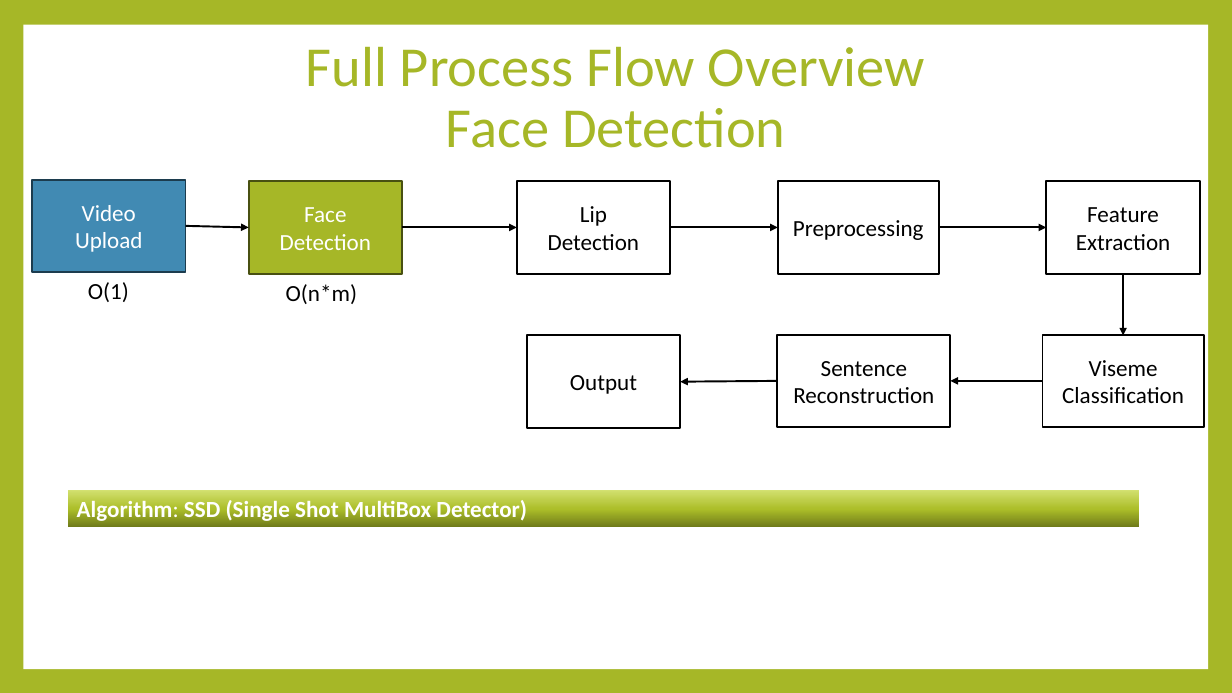
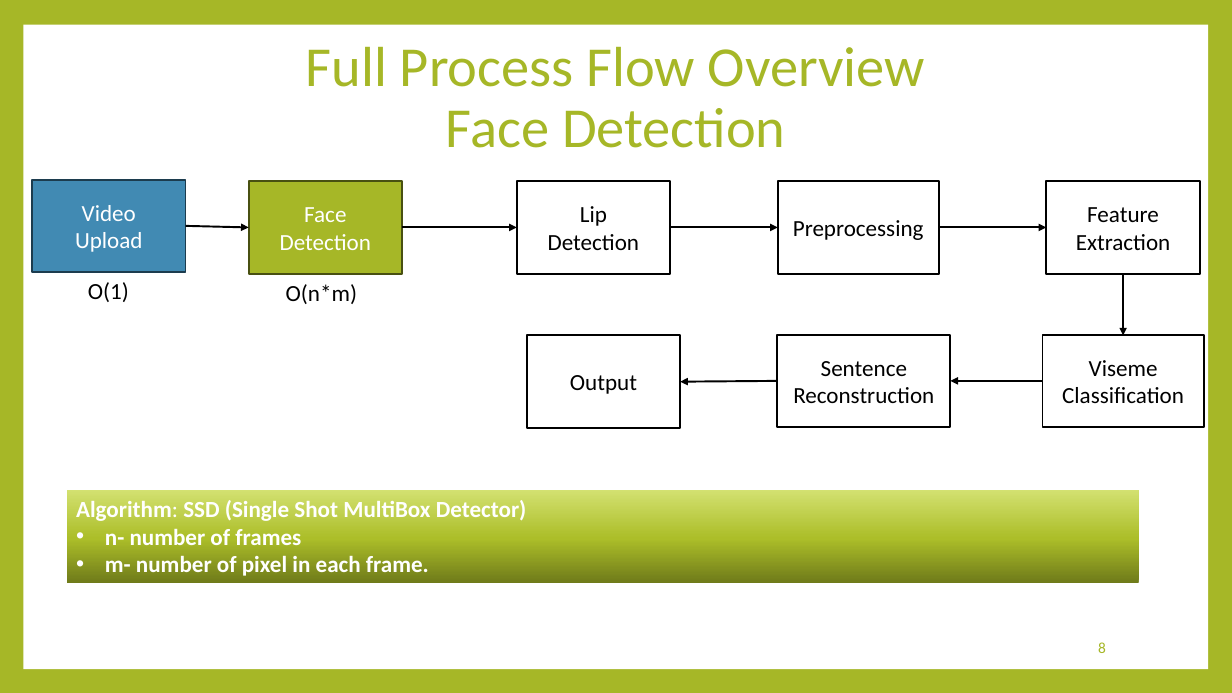
Before and after one commit to majdsalameh1211/VisoSpeak, a slide deck: slide 8 of Phase 1 Presentation.pptx (slide 11 before the commit). Drawn at 1232x693 pixels with LibreOffice and Linux fonts; fonts in the diff are those of the drawing. Boxes give left, top, right and bottom in pixels: in the first picture for what was removed or moved away, otherwise in the second. Text is boxed around its words. In the diff, an @@ line names an element or a change of style, - is before the commit and + after.

```diff
--- a/Phase 1 Presentation.pptx
+++ b/Phase 1 Presentation.pptx
@@ rectangle "Algorithm: SSD (Single Shot MultiBox ...": place and size @@
-rectangle "Algorithm: SSD (Single Shot MultiBox ..." at [67, 490, 1140, 527]
+rectangle "Algorithm: SSD (Single Shot MultiBox ..." at [67, 490, 1139, 583]
@@ text in rectangle at [105, 528, 429, 576]: paragraphs added @@
+• n- number of frames
+• m- number of pixel in each frame.
@@ page number added at [1098, 642, 1106, 653], 12 pt, text #A6B727 @@
+8
```
Also in this commit, not shown: 20 other slides changed, 2 slides added, 5 slides removed.
